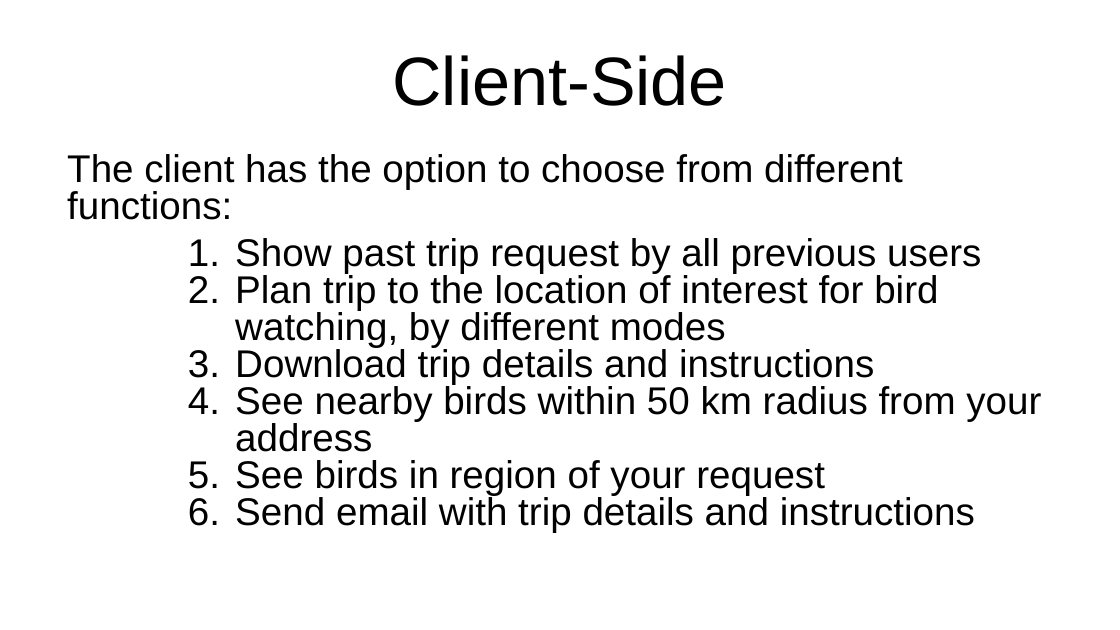
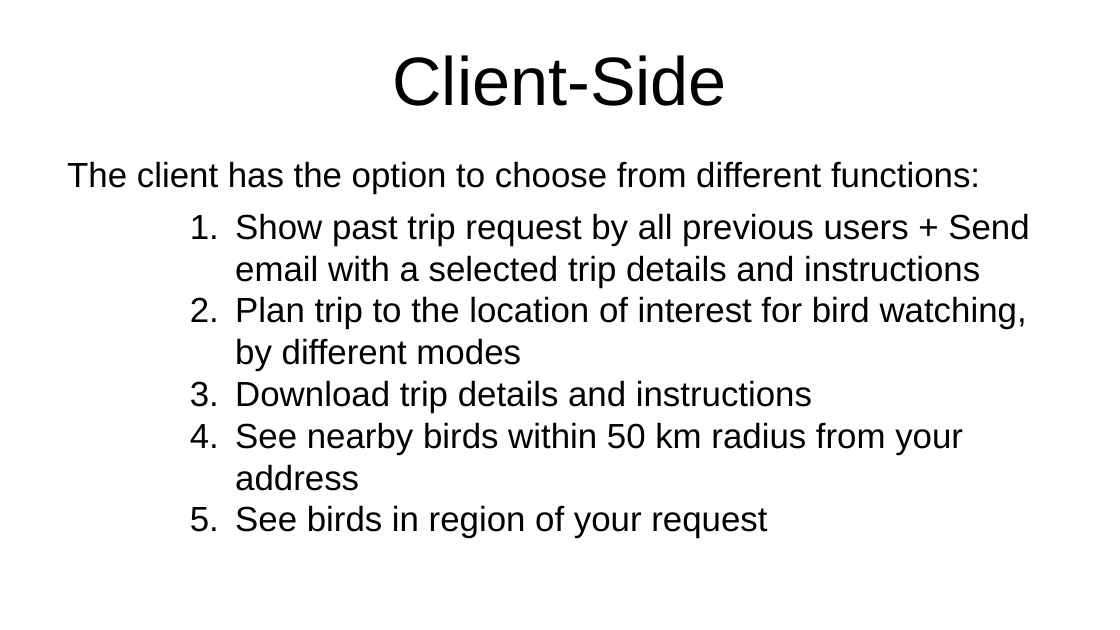
Before and after one commit to Prsnt95/BirdApp, a slide deck: slide 5 of Documents for submission/Bird App.pptx. Drawn at 1120x630 pixels with LibreOffice and Linux fonts; fonts in the diff are those of the drawing; background and template pictures are left out. Boxes give left, top, right and bottom in pixels: in the first picture for what was removed or moved away, otherwise in the second. Text is boxed around its words. In the diff, an @@ line names an element or a change of style, - is before the commit and + after.

```diff
--- a/Documents for submission/Bird App.pptx
+++ b/Documents for submission/Bird App.pptx
@@ text at box(67, 161, 1027, 538): size 24.8 to 22.4 pt in "The client has the option to choose ...", "Plan trip to the location of interest ...", "Download trip details and instructions", "See nearby birds within 50 km radius ..." and 1 more places; line spacing 0.8 to 1; indent changed @@
@@ text at box(235, 213, 1029, 287): text changed; size 24.8 to 22.4 pt @@
-1. Show past trip request by all previous users
+1. Show past trip request by all previous users + Send email with a selected trip details and instructions
@@ text at box(235, 495, 975, 533): paragraph removed @@
-6. Send email with trip details and instructions
```
Also in this commit, not shown: 3 other slides changed, 1 other file.
